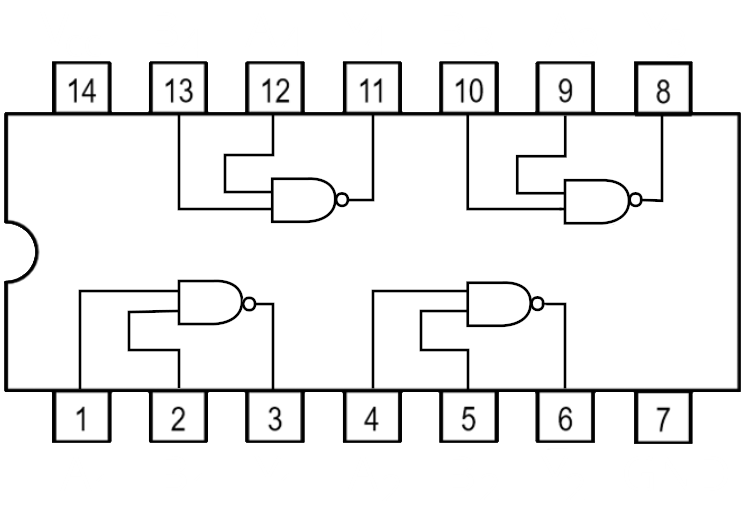
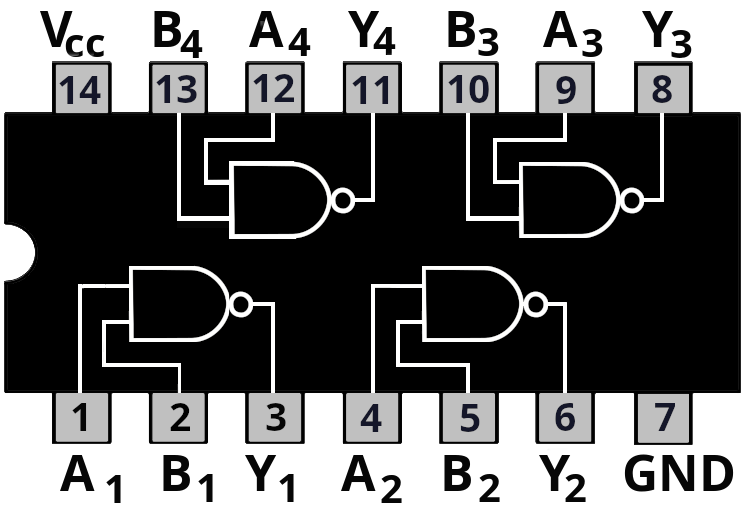
Two versions of the same layered image (745 x 511). Layer-by-layer changes:
removed layer "A B Y A B ..." over (x1=60, y1=455, x2=729, y2=492)
removed layer "2 #2" over (x1=565, y1=474, x2=585, y2=502)
removed layer "2 #1" over (x1=479, y1=474, x2=499, y2=502)
removed layer "2" over (x1=381, y1=475, x2=401, y2=503)
removed layer "1 #2" over (x1=280, y1=474, x2=292, y2=502)
removed layer "1 #1" over (x1=198, y1=476, x2=205, y2=485)
removed layer "3 #2" over (x1=671, y1=30, x2=686, y2=58)
removed layer "3 #1" over (x1=582, y1=29, x2=598, y2=57)
removed layer "3" over (x1=473, y1=28, x2=493, y2=56)
removed layer "4 #2" over (x1=364, y1=26, x2=387, y2=55)
removed layer "4 #1" over (x1=280, y1=28, x2=303, y2=56)
removed layer "4" over (x1=180, y1=30, x2=203, y2=58)
removed layer "cc" over (x1=66, y1=35, x2=101, y2=57)
removed layer "V B A Y B ..." over (x1=40, y1=12, x2=671, y2=47)
removed layer "74LS107.png copy" over (x1=4, y1=11, x2=741, y2=461)
renamed "74LS107.png" to "74LS00-black.png", showed it, painted on it over (x1=4, y1=11, x2=741, y2=503)
